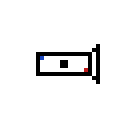
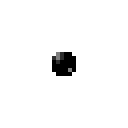
The second 128 × 128 image is a revision of the first. Changes to its layers:
added layer "Layer #3" above "Layer #2" over [52, 52, 76, 76]
hid "Layer #1" over [36, 44, 100, 84]
